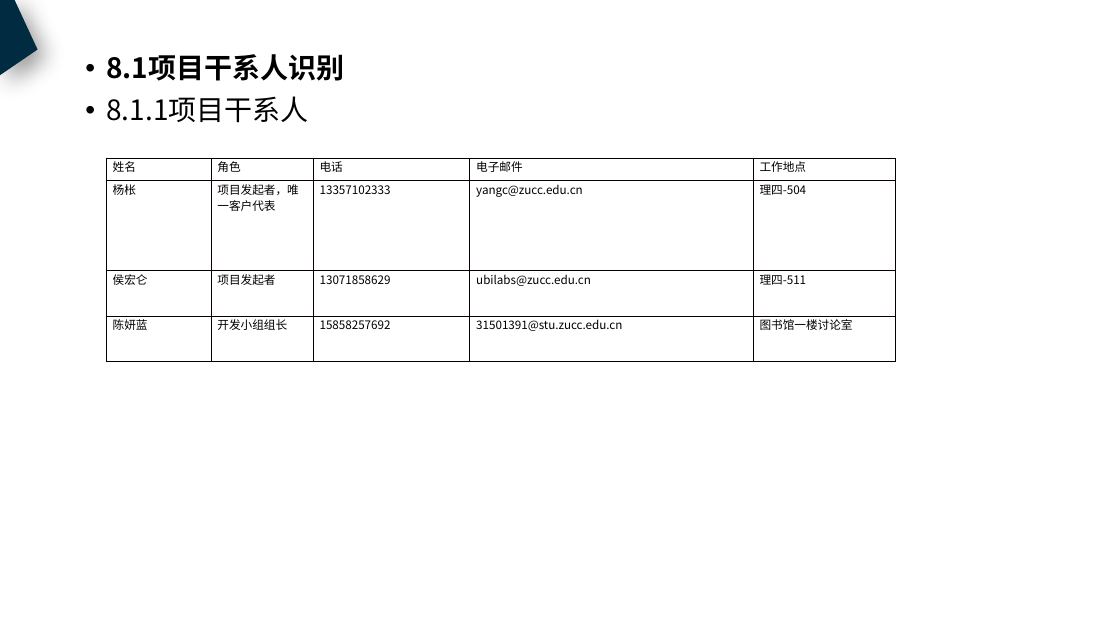
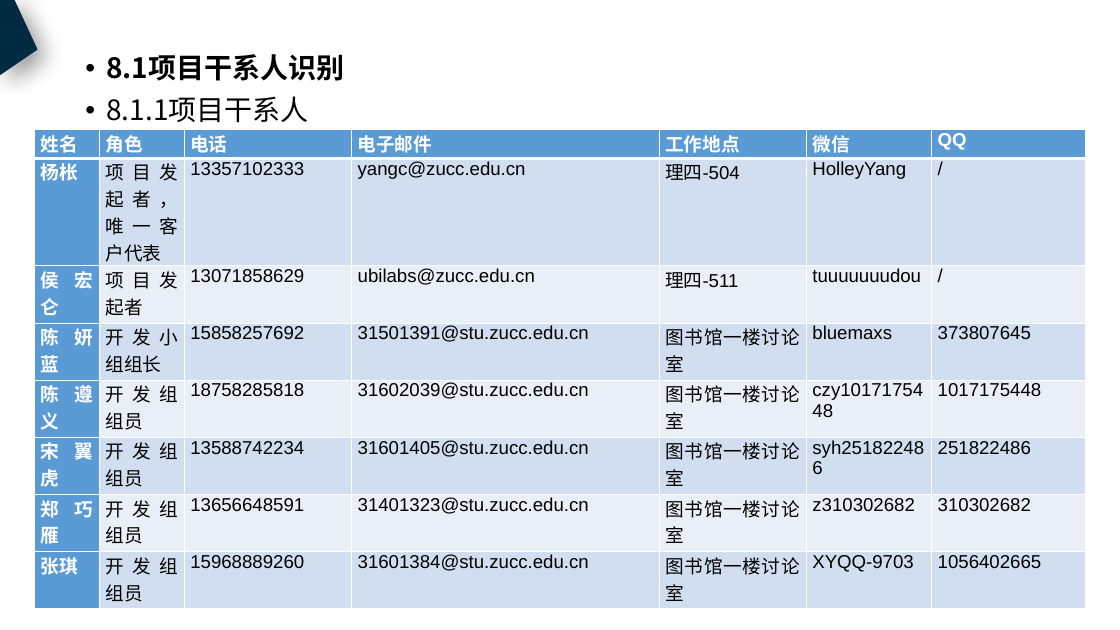
Before and after one commit to PRD2018-G18/PRD2018, a slide deck: slide 34 of 非受控文档/过程文档/需求工程计划.pptx (slide 31 before the commit). Drawn at 1120x630 pixels with LibreOffice and Linux fonts; fonts in the diff are those of the drawing. Boxes give left, top, right and bottom in pixels: in the first picture for what was removed or moved away, otherwise in the second. Text is boxed around its words. In the diff, an @@ line names an element or a change of style, - is before the commit and + after.

```diff
--- a/非受控文档/过程文档/需求工程计划.pptx
+++ b/非受控文档/过程文档/需求工程计划.pptx
@@ table at (x1=34, y1=129, x2=1085, y2=606) @@
-姓名 | 角色 | 电话 | 电子邮件 | 工作地点
-杨枨 | 项目发起者，唯一客户代表 | 13357102333 | yangc@zucc.edu.cn | 理四-504
-侯宏仑 | 项目发起者 | 13071858629 | ubilabs@zucc.edu.cn | 理四-511
-陈妍蓝 | 开发小组组长 | 15858257692 | 31501391@stu.zucc.edu.cn | 图书馆一楼讨论室
+姓名 | 角色 | 电话 | 电子邮件 | 工作地点 | 微信 | QQ
+杨枨 | 项目发起者，唯一客户代表 | 13357102333 | yangc@zucc.edu.cn | 理四-504 | HolleyYang | /
+侯宏仑 | 项目发起者 | 13071858629 | ubilabs@zucc.edu.cn | 理四-511 | tuuuuuuudou | /
+陈妍蓝 | 开发小组组长 | 15858257692 | 31501391@stu.zucc.edu.cn | 图书馆一楼讨论室 | bluemaxs | 373807645
+陈遵义 | 开发组组员 | 18758285818 | 31602039@stu.zucc.edu.cn | 图书馆一楼讨论室 | czy1017175448 | 1017175448
+宋翼虎 | 开发组组员 | 13588742234 | 31601405@stu.zucc.edu.cn | 图书馆一楼讨论室 | syh251822486 | 251822486
+郑巧雁 | 开发组组员 | 13656648591 | 31401323@stu.zucc.edu.cn | 图书馆一楼讨论室 | z310302682 | 310302682
+张琪 | 开发组组员 | 15968889260 | 31601384@stu.zucc.edu.cn | 图书馆一楼讨论室 | XYQQ-9703 | 1056402665
@@ table resized from (x1=107, y1=158, x2=896, y2=361) to (x1=34, y1=129, x2=1085, y2=606) @@
```
Also in this commit, not shown: 20 other slides changed, 5 slides added, 1 other file.
